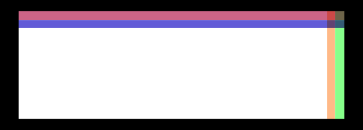
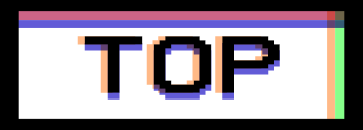
Layered file, before and after one edit (363 × 130). Changes by layer:
added group "TOP" (1st of 2) with 3 layers above "SPITTER" over [77, 36, 280, 100]
added layer "TOP copy 2" (multiply) in group "TOP" over [77, 36, 273, 93]
added layer "TOP copy" (multiply) in group "TOP" over [84, 43, 280, 100]
added layer "TOP" (2nd of 2, in "TOP") in group "TOP" over [84, 36, 280, 93]
